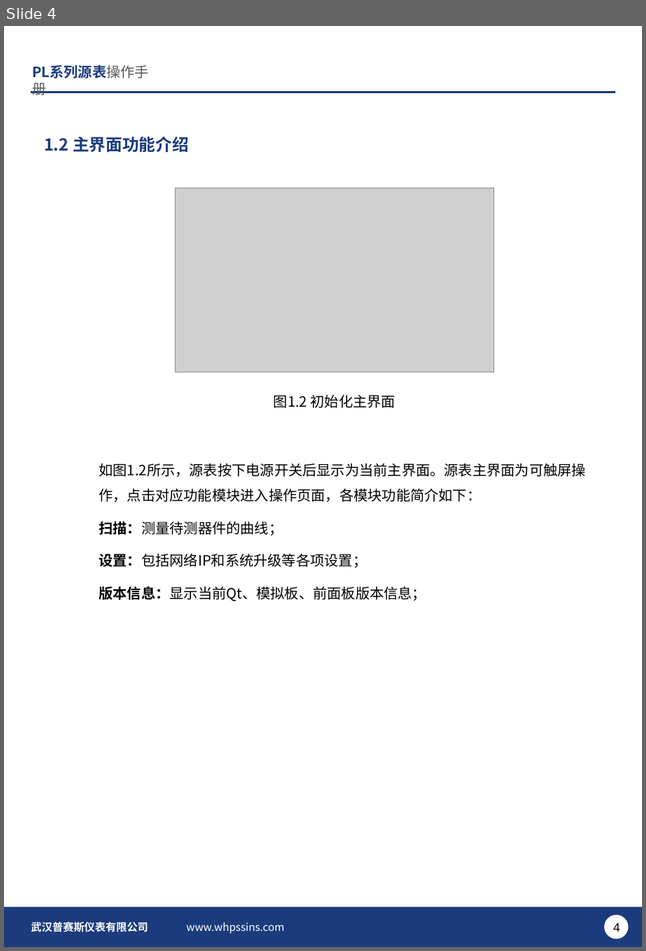
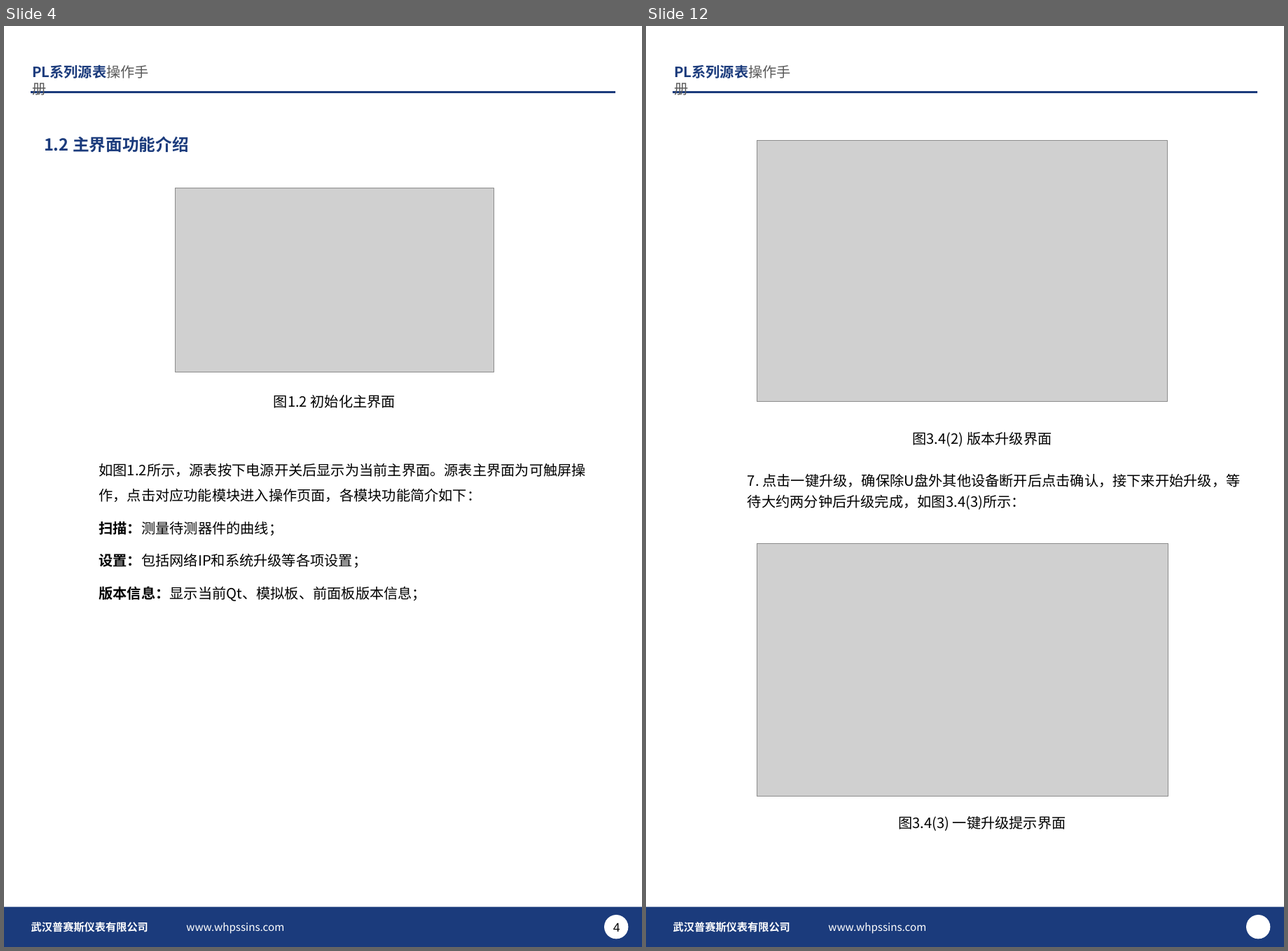
Before and after one commit to PathZW/Pss, a slide deck: 产品手册/PLx00/PL系列源表操作手册v1.0.1.pptx. Shown side by side, each under a label of ours: slide 4 before the commit, slides 4 and 12 after it; the slides between them are not shown. The pictures are 646x951 and 1288x951 pixels, drawn with LibreOffice and Linux fonts; fonts in the diff are those of the drawing; grey boxes stand for pictures; background and template pictures are left out. Boxes give left, top, right and bottom in pixels: in the first picture for what was removed or moved away, otherwise in the second. Text is boxed around its words. In the diff, an @@ line names an element or a change of style, - is before the commit and + after.

```diff
--- a/产品手册/PLx00/PL系列源表操作手册v1.0.1.pptx
+++ b/产品手册/PLx00/PL系列源表操作手册v1.0.1.pptx
@@ slide 12 added at [646,26,1284,947], background #FFFFFF; not listed: 6 template elements that a slide beside it also shows @@
@@ picture added at [757,141,1168,402] @@
@@ text added at [912,432,1051,447], 12 pt, text #000000 @@
+图3.4(2) 版本升级界面
@@ text added at [748,474,1240,510], 12 pt, text #000000 @@
+7. 点击一键升级，确保除U盘外其他设备断开后点击确认，接下来开始升级，等待大约两分钟后升级完成，如图3.4(3)所示：
@@ picture added at [757,543,1168,795] @@
@@ text added at [898,816,1066,831], 12 pt, text #000000 @@
+图3.4(3) 一键升级提示界面
```
Also in this commit, not shown: 5 slides changed, 4 other slides added, 1 slide removed, 1 other file.
